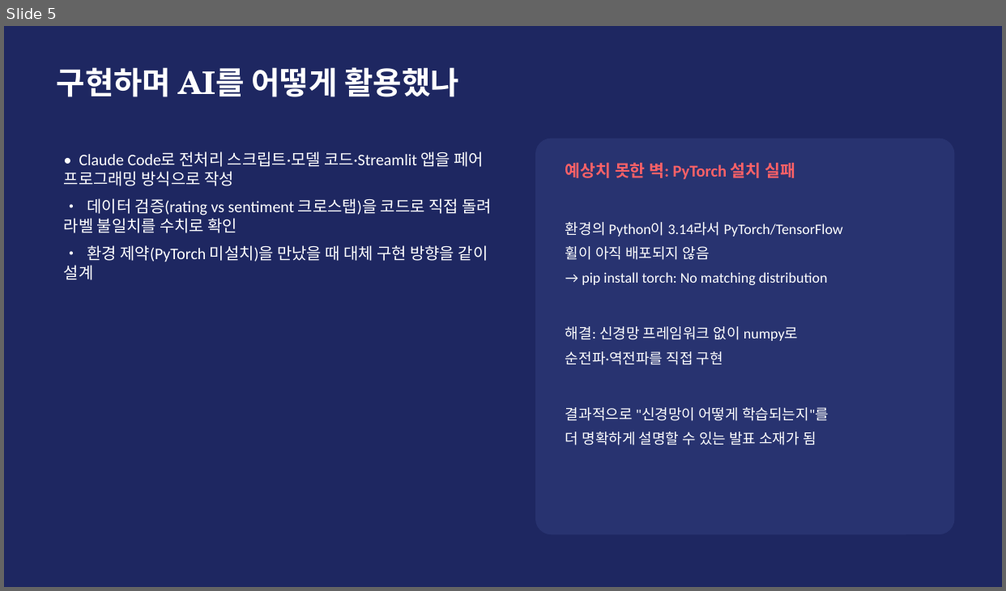
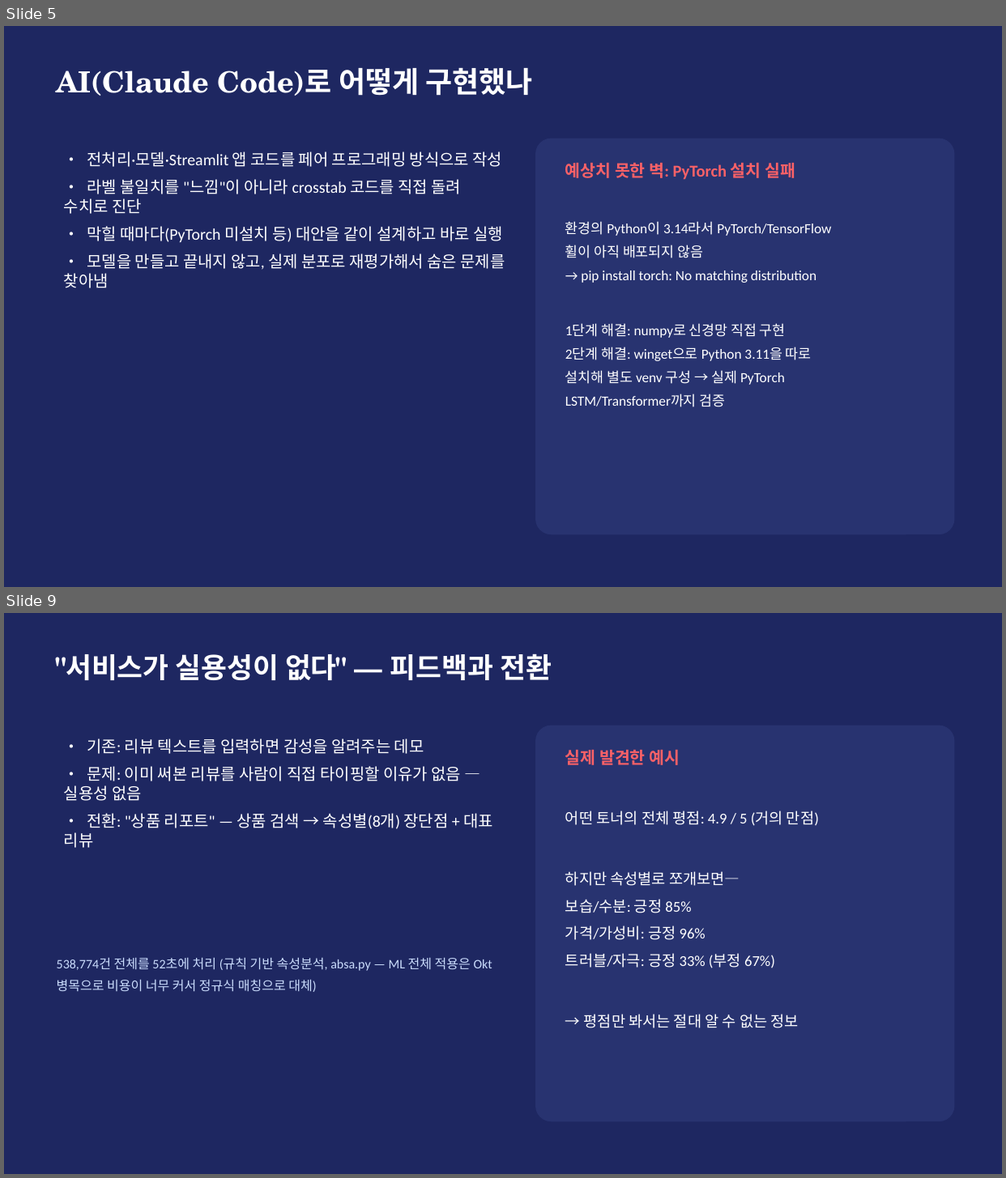
Before and after one commit to dong29482757-beep/shopping-review-crawler, a slide deck: BeautyScope_발표.pptx. Shown one above the other, each under a label of ours: slide 5 before the commit, slides 5 and 9 after it; the slides between them are not shown. The pictures are 1006x591 and 1006x1178 pixels, drawn with LibreOffice and Linux fonts; fonts in the diff are those of the drawing. Boxes give left, top, right and bottom in pixels: in the first picture for what was removed or moved away, otherwise in the second. Text is boxed around its words. In the diff, an @@ line names an element or a change of style, - is before the commit and + after.

```diff
--- a/BeautyScope_발표.pptx
+++ b/BeautyScope_발표.pptx
@@ slide 9 added at <box>4,613,1002,1174</box>, background #FFFFFF @@
@@ rectangle added at <box>4,613,1002,1174</box>, fill #1E2761 @@
@@ text added at <box>57,653,552,680</box>, 27 pt, text #FFFFFF, bold @@
+"서비스가 실용성이 없다" — 피드백과 전환
@@ rounded rectangle added at <box>535,726,955,1122</box>, fill #283370 @@
@@ text added at <box>64,739,493,848</box>, 15.5 pt, text #FFFFFF @@
+• 기존: 리뷰 텍스트를 입력하면 감성을 알려주는 데모
+• 문제: 이미 써본 리뷰를 사람이 직접 타이핑할 이유가 없음 — 실용성 없음
+• 전환: "상품 리포트" — 상품 검색 → 속성별(8개) 장단점 + 대표 리뷰
@@ text added at <box>565,749,680,765</box>, 16 pt, text #F96167, bold @@
+실제 발견한 예시
@@ text added at <box>565,811,819,1029</box>, 14.5 pt, text #FFFFFF @@
+어떤 토너의 전체 평점: 4.9 / 5 (거의 만점)
+하지만 속성별로 쪼개보면—
+보습/수분: 긍정 85%
+가격/가성비: 긍정 96%
+트러블/자극: 긍정 33% (부정 67%)
+→ 평점만 봐서는 절대 알 수 없는 정보
@@ text added at <box>57,957,492,992</box>, 12.5 pt, text #CADCFC @@
+538,774건 전체를 52초에 처리 (규칙 기반 속성분석, absa.py — ML 전체 적용은 Okt 병목으로 비용이 너무 커서 정규식 매칭으로 대체)
@@ slide 5 changed as well @@
@@ text at <box>57,67,532,96</box>: text changed; size 30 to 28 pt @@
-구현하며 AI를 어떻게 활용했나
+AI(Claude Code)로 어떻게 구현했나
@@ text at <box>64,152,505,288</box>: text changed @@
-• Claude Code로 전처리 스크립트·모델 코드·Streamlit 앱을 페어 프로그래밍 방식으로 작성
-• 데이터 검증(rating vs sentiment 크로스탭)을 코드로 직접 돌려 라벨 불일치를 수치로 확인
-• 환경 제약(PyTorch 미설치)을 만났을 때 대체 구현 방향을 같이 설계
+• 전처리·모델·Streamlit 앱 코드를 페어 프로그래밍 방식으로 작성
+• 라벨 불일치를 "느낌"이 아니라 crosstab 코드를 직접 돌려 수치로 진단
+• 막힐 때마다(PyTorch 미설치 등) 대안을 같이 설계하고 바로 실행
+• 모델을 만들고 끝내지 않고, 실제 분포로 재평가해서 숨은 문제를 찾아냄
@@ text at <box>565,221,831,258</box>: size 14 to 13.5 pt in "환경의 Python이 3.14라서 PyTorch/TensorFlow", "휠이 아직 배포되지 않음", "→ pip install torch: No matching distribution" @@
@@ text at <box>565,323,812,408</box>: text changed; size 14 to 13.5 pt @@
-해결: 신경망 프레임워크 없이 numpy로
-순전파·역전파를 직접 구현
-결과적으로 "신경망이 어떻게 학습되는지"를
-더 명확하게 설명할 수 있는 발표 소재가 됨
+1단계 해결: numpy로 신경망 직접 구현
+2단계 해결: winget으로 Python 3.11을 따로
+설치해 별도 venv 구성 → 실제 PyTorch
+LSTM/Transformer까지 검증
```
Also in this commit, not shown: 5 other slides changed, 5 other slides added, 4 slides removed, 3 other files.
